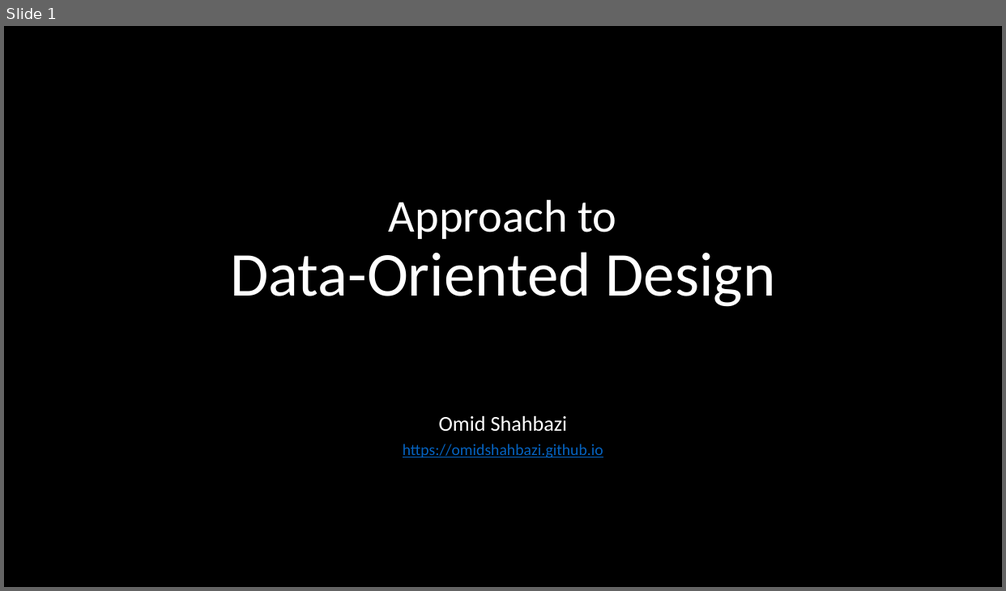
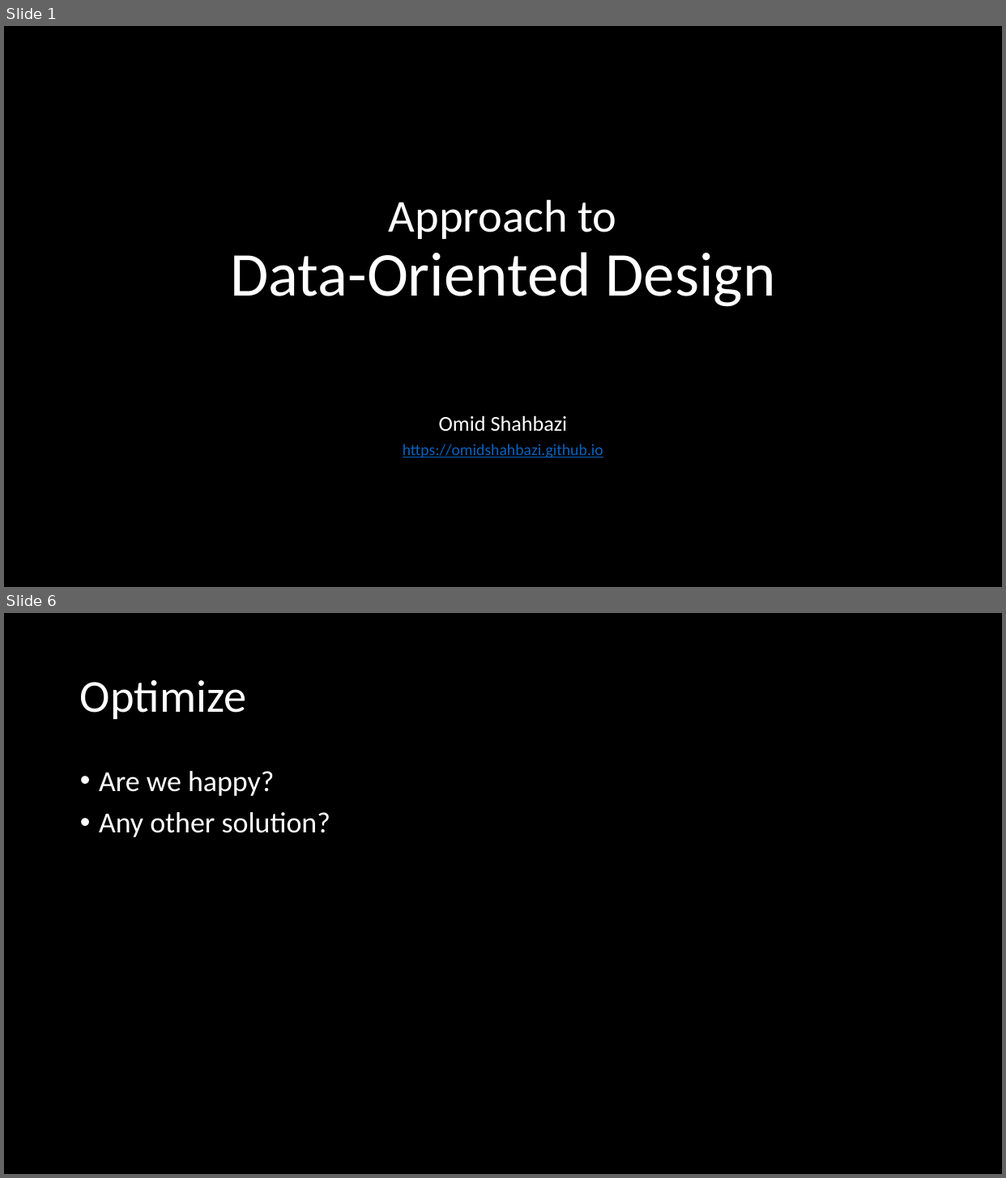
Before and after one commit to omidshahbazi/DODSample, a slide deck: Presentation/Presentation.pptx. Shown one above the other, each under a label of ours: slide 1 before the commit, slides 1 and 6 after it; the slides between them are not shown. The pictures are 1006x591 and 1006x1178 pixels, drawn with LibreOffice and Linux fonts; fonts in the diff are those of the drawing. Boxes give left, top, right and bottom in pixels: in the first picture for what was removed or moved away, otherwise in the second. Text is boxed around its words. In the diff, an @@ line names an element or a change of style, - is before the commit and + after.

```diff
--- a/Presentation/Presentation.pptx
+++ b/Presentation/Presentation.pptx
@@ slide 6 added at [4, 613, 1002, 1174], background #000000 @@
@@ title added at [80, 680, 246, 719], 44 pt, text #FFFFFF @@
+Optimize
@@ text added at [99, 771, 330, 837], 28 pt, text #FFFFFF @@
+• Are we happy?
+• Any other solution?
```
Also in this commit, not shown: 2 slides changed, 6 other slides added, 2 other files.
